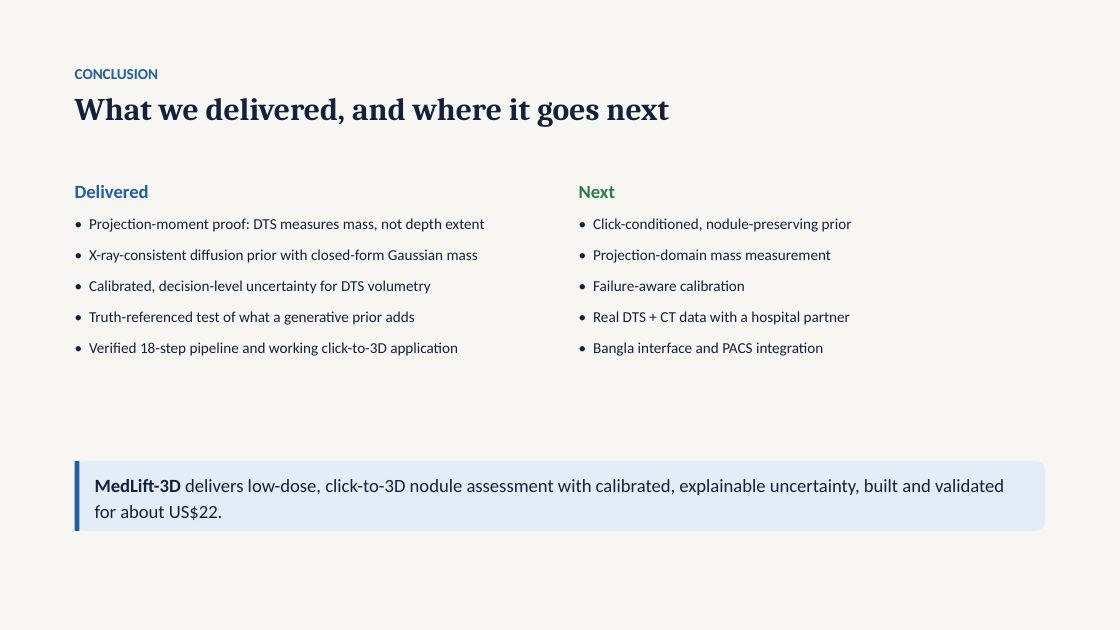
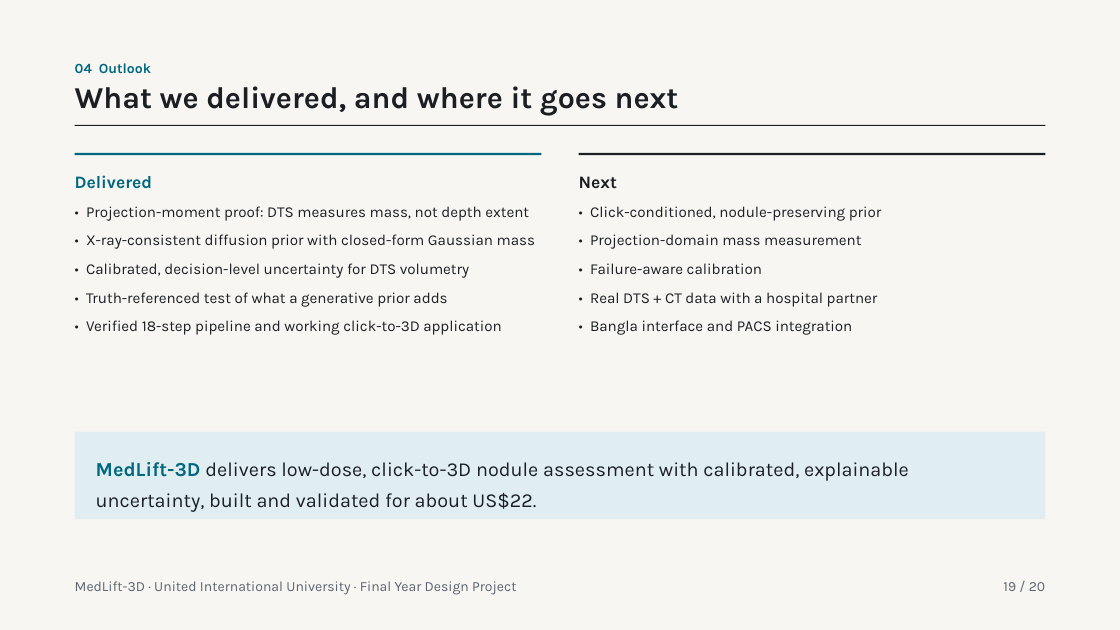
Before and after one commit to tcsquanta/medlift3d, a slide deck: slide 19 of report/MedLift3D_Defense.pptx (slide 20 before the commit). Drawn at 1120x630 pixels with LibreOffice and Linux fonts; fonts in the diff are those of the drawing. Boxes give left, top, right and bottom in pixels: in the first picture for what was removed or moved away, otherwise in the second. Text is boxed around its words. In the diff, an @@ line names an element or a change of style, - is before the commit and + after.

```diff
--- a/report/MedLift3D_Defense.pptx
+++ b/report/MedLift3D_Defense.pptx
@@ text "What we delivered, and where ...": place and size @@
-text "What we delivered, and where ..." at (75, 98, 669, 127)
+text "What we delivered, and where ..." at (75, 86, 679, 116)
@@ text "What we delivered, and where ..." at (75, 86, 679, 116): size 27 to 26 pt, font Cambria to Karla, text colour #14213D to #1B1F24; line spacing 1.05 to 1 @@
@@ text removed at (75, 69, 158, 79) @@
-CONCLUSION
@@ text added at (75, 63, 151, 73), 12 pt, text #00677F, bold @@
+04 Outlook
@@ rectangle added at (75, 125, 1046, 126), fill #1B1F24 @@
@@ text "Delivered": place and size @@
-text "Delivered" at (75, 185, 484, 356)
+text "Delivered" at (75, 175, 535, 335)
@@ text "Delivered" at (75, 175, 535, 335): size 16 to 15 pt, text colour #1F5FA8 to #00677F in "Delivered"; font Calibri to Karla, text colour #14213D to #1B1F24; line spacing 1.2 to 1.25; less space between paragraphs @@
@@ rectangle added at (75, 153, 542, 155), fill #00677F @@
@@ text "Next": place and size @@
-text "Next" at (579, 186, 852, 356)
+text "Next" at (579, 176, 882, 335)
@@ text "Next" at (579, 176, 882, 335): size 16 to 15 pt, text colour #2E7D4F to #1B1F24 in "Next"; font Calibri to Karla, text colour #14213D to #1B1F24; line spacing 1.2 to 1.25; less space between paragraphs @@
@@ rectangle added at (579, 153, 1046, 155), fill #1B1F24 @@
@@ rectangle added at (75, 432, 1046, 519), fill #E1EEF1 @@
@@ text "MedLift-3D delivers low-dose, click-to-3D nodule ...": place and size @@
-text "MedLift-3D delivers low-dose, click-to-3D nodule ..." at (95, 479, 1004, 520)
+text "MedLift-3D delivers low-dose, click-to-3D nodule ..." at (96, 462, 909, 512)
@@ text "MedLift-3D delivers low-dose, click-to-3D nodule ..." at (96, 462, 909, 512): size 16 to 17 pt, font Calibri to Karla, text colour #14213D to #1B1F24; text colour #14213D to #00677F in "MedLift-3D"; line spacing 1.2 to 1.3; vertical alignment middle to top @@
@@ rounded rectangle removed at (75, 461, 1046, 531) @@
@@ rectangle removed at (75, 461, 80, 531) @@
@@ text added at (75, 581, 516, 595), 12 pt, text #5B6470 @@
+MedLift-3D · United International University · Final Year Design Project
@@ text added at (1003, 582, 1045, 591), 12 pt, text #5B6470 @@
+19 / 20
```
Also in this commit, not shown: 19 other slides changed, 1 slide removed.
